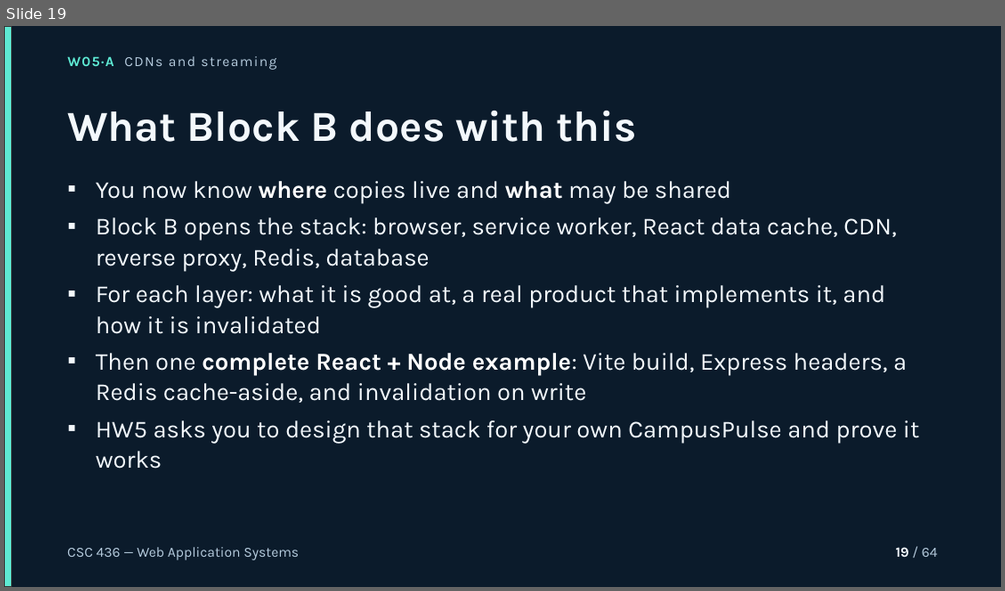
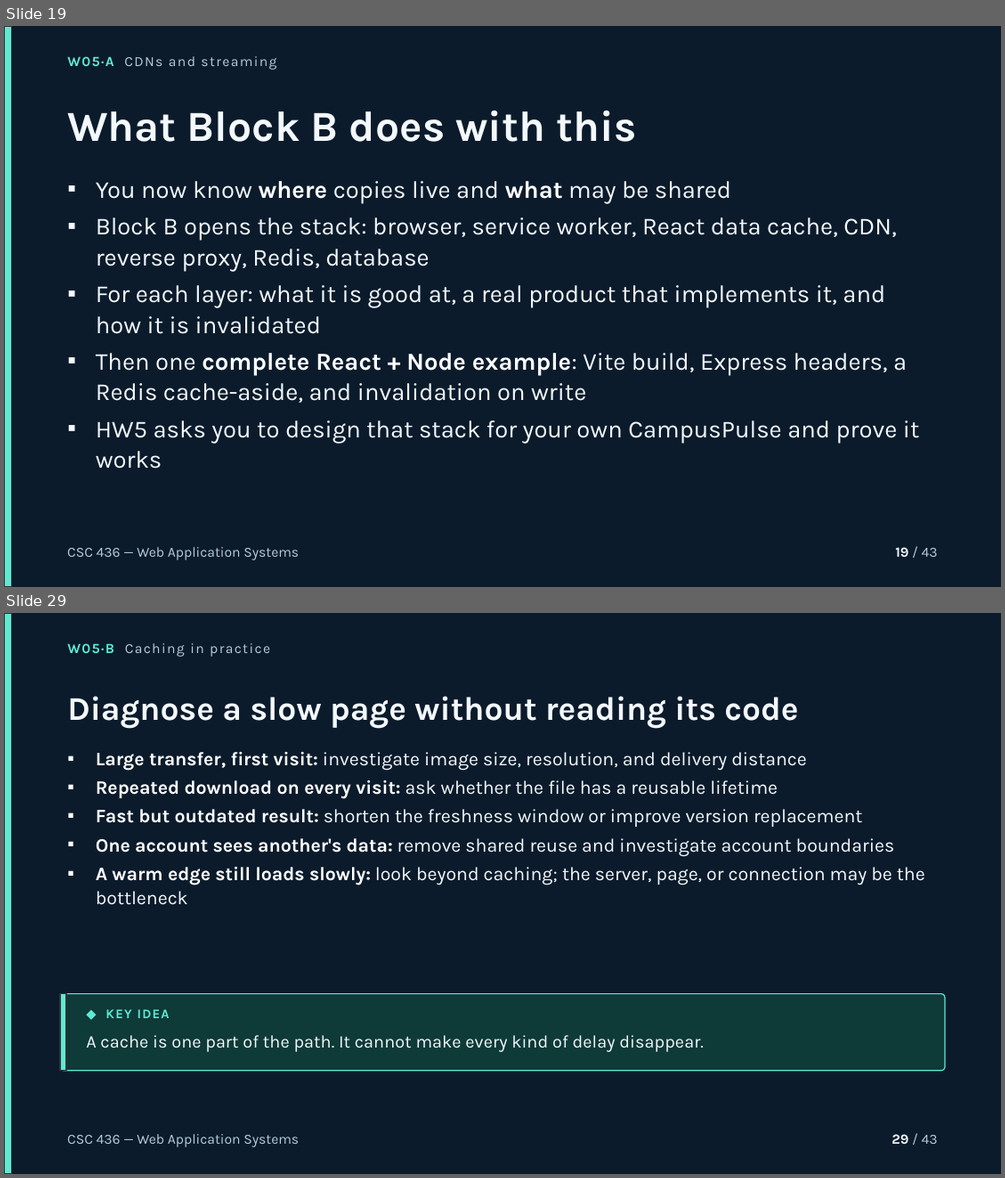
Before and after one commit to bodonnell-DePaul/webapps_week05, a slide deck: presentations/week05-session.pptx. Shown one above the other, each under a label of ours: slide 19 before the commit, slides 19 and 29 after it; the slides between them are not shown. The pictures are 1005x591 and 1005x1178 pixels, drawn with LibreOffice and Linux fonts; fonts in the diff are those of the drawing. Boxes give left, top, right and bottom in pixels: in the first picture for what was removed or moved away, otherwise in the second. Text is boxed around its words. In the diff, an @@ line names an element or a change of style, - is before the commit and + after.

```diff
--- a/presentations/week05-session.pptx
+++ b/presentations/week05-session.pptx
@@ slide 29 added at (4, 613, 1001, 1174), background #0B1B2B @@
@@ rectangle added at (4, 613, 11, 1174), fill #5EEAD4, outline #333333 1 pt @@
@@ text added at (67, 643, 270, 657), 13.5 pt, text #B6CCDE @@
+W05·B Caching in practice
@@ text added at (67, 696, 798, 728), 31.9 pt, text #F3F8FC, bold @@
+Diagnose a slow page without reading its code
@@ text added at (96, 752, 925, 905), 18.2 pt, text #F3F8FC @@
+▪ Large transfer, first visit: investigate image size, resolution, and delivery distance
+▪ Repeated download on every visit: ask whether the file has a reusable lifetime
+▪ Fast but outdated result: shorten the freshness window or improve version replacement
+▪ One account sees another's data: remove shared reuse and investigate account boundaries
+▪ A warm edge still loads slowly: look beyond caching; the server, page, or connection may be the bottleneck
@@ rounded rectangle added at (60, 994, 945, 1070), fill #0E3A38, outline #5EEAD4 1 pt @@
@@ rectangle added at (60, 994, 66, 1070), fill #5EEAD4, outline #333333 1 pt @@
@@ text added at (105, 1009, 170, 1018), 12.5 pt, text #5EEAD4, bold @@
+◆ KEY IDEA
@@ text added at (86, 1035, 704, 1052), 17.1 pt, text #F3F8FC @@
+A cache is one part of the path. It cannot make every kind of delay disappear.
@@ text added at (67, 1134, 299, 1147), 13.5 pt, text #B6CCDE @@
+CSC 436 — Web Application Systems
@@ text added at (891, 1134, 938, 1143), 13.5 pt, text #B6CCDE @@
+29 / 43
@@ slide 19 changed as well @@
@@ text at (895, 547, 938, 556): text changed @@
-19 / 64
+19 / 43
```
Also in this commit, not shown: 18 other slides changed, 23 other slides added, 45 slides removed, 20 other files.
